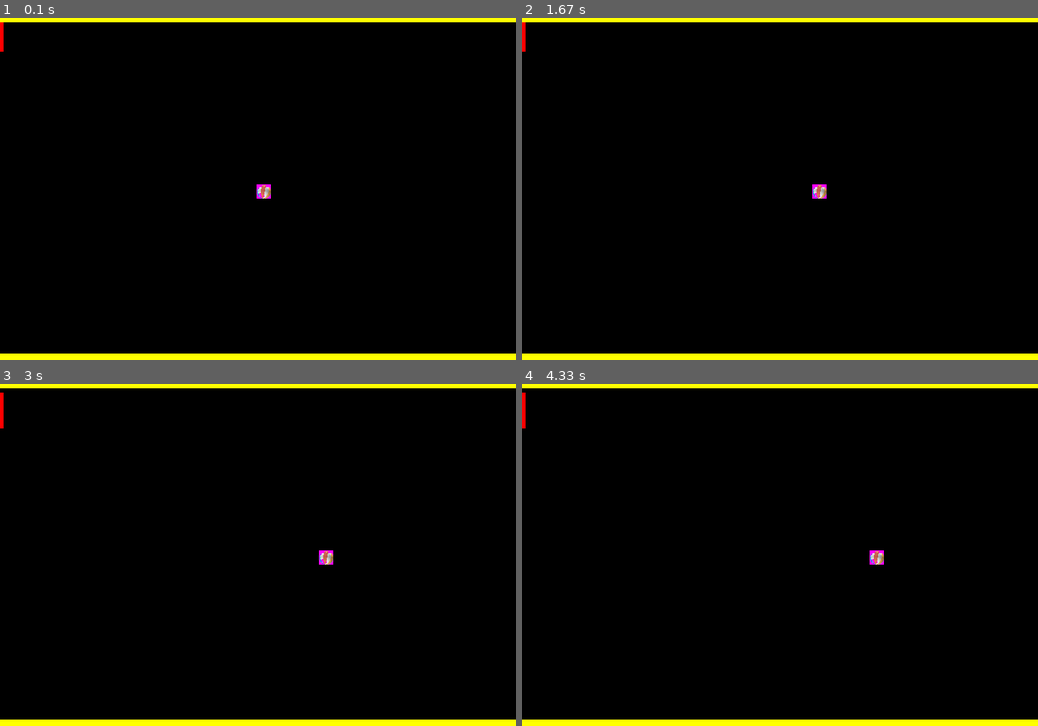
Above: before the commit, frames 1-4 (two rows, left to right).
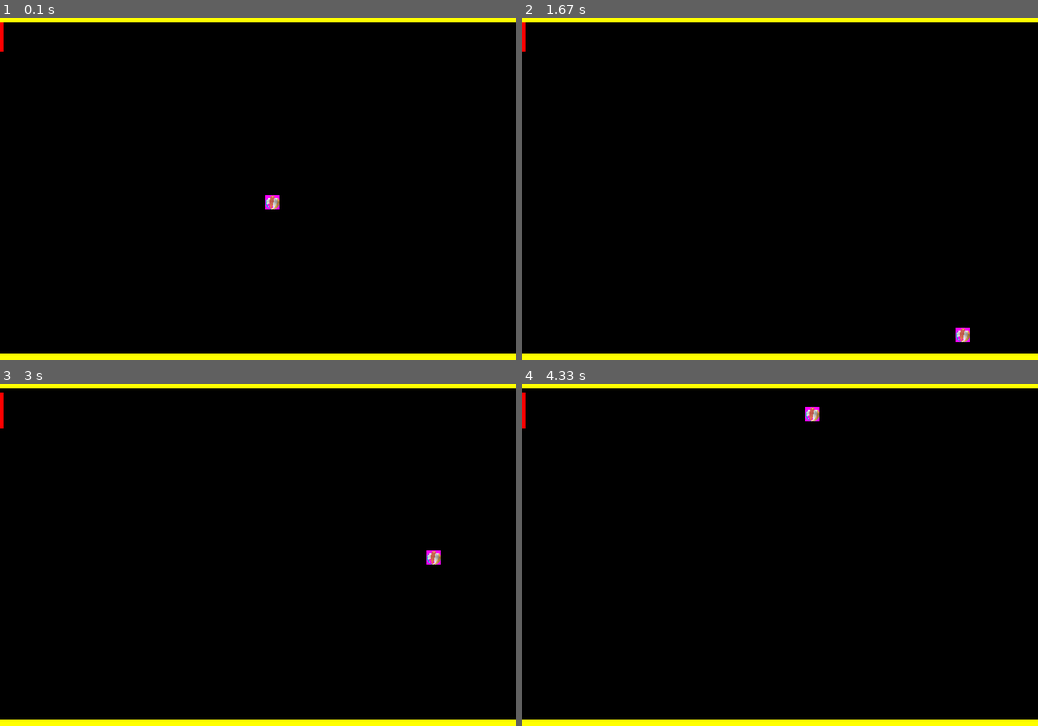
Above: after the commit, the same moments.

Repository: french-dev-tool/pygame_tute
Game: pygame game, started from pong/__main__.py
Same seed, same stepped clock (60 frames per second), same inputs: the game is played once before the commit and once after it.
Inputs:
- Up to frame 1 (0.1 s): no input
- Up to frame 2 (1.67 s): hold W 0.33-0.8 s; hold S 0.83-1.13 s; hold W 1.17-1.53 s; hold S from 1.57 s (still down)
- Up to frame 3 (3 s): release S at 1.93 s; hold W 1.97-2.27 s; hold S 2.3-2.6 s; hold W from 2.63 s (still down)
- Up to frame 4 (4.33 s): release W at 3 s; hold S 3.03-3.4 s; hold W 3.43-3.73 s; hold S 3.77-4.07 s; hold W from 4.1 s (still down)

The runs differ from the first frame. In frame 1, 0.2% of the frame differs, in the area x 49-55%, y 48-56%; in frame 2, 0.2%, in the area x 56-87%, y 48-95%; in frame 3, 0.2%; in frame 4, 0.2%.

Commit message:
Implement ball movement in x and y axes

Diff:
--- a/pong/ball/ball.py
+++ b/pong/ball/ball.py
@@ -6,7 +6,11 @@
 from os.path import join, abspath
 import pygame
 from utils.constants import (
-    INITIAL_BALL_RAD, INITIAL_BALL_SPEED, INITIAL_BALL_POS, BOARD_WIDTH
+    INITIAL_BALL_RAD,
+    INITIAL_BALL_SPEED,
+    INITIAL_BALL_POS,
+    BOARD_WIDTH,
+    BOARD_HEIGHT
 )
 
 
@@ -21,29 +25,44 @@
         """
         self.coords = INITIAL_BALL_POS
         self.diameter = 2 * INITIAL_BALL_RAD
-        self.speed = INITIAL_BALL_SPEED
+        self.speed = (5, 5)  # INITIAL_BALL_SPEED
+        # V: 1 for down, -1 for up; H: 1 for right, -1 for left
+        self.direction = {'V': 1, 'H': 1}
         self.color = (255, 0, 255)
         self.image = pygame.transform.scale(pygame.image.load(
-            join(abspath(getcwd()), 'pong', 'images', 'intro_ball.gif')).convert(), (self.diameter, self.diameter))
+            join(abspath(getcwd()), 'pong', 'images', 'intro_ball.gif')).convert(),
+            (self.diameter, self.diameter))
 
     def update(self):
-        """Updates the position of the ball.
+        """Updates the position of the ball, and handles the logic for when
+        the ball collides with the edges of the board
         """
         old_coords = self.coords
-        # Moving in the left-right direction its within the bounds of the board
-        if old_coords[0] + self.diameter <= BOARD_WIDTH and old_coords[0] >= 0:
-            new_coords = (old_coords[0] + self.speed[0], old_coords[1])
-        else:
-            new_coords = self.coords
+        # Handle the horizontal movement of the ball
+        if old_coords[0] + self.diameter >= BOARD_WIDTH or old_coords[0] <= 0:
+            # Reverse the direction when we exceed or meet the bounds of the
+            # board either left or right
+            self.direction['H'] = -(self.direction['H'])
+
+        # Handle the vertical movement of the ball
+        if old_coords[1] + self.diameter >= BOARD_HEIGHT or old_coords[1] <= 0:
+            # Reverse the direction when we exceed or meet the bounds of the
+            # board either left or right
+            self.direction['V'] = -(self.direction['V'])
+
+        new_coords = (old_coords[0] + self.direction['H'] *
+                      self.speed[0],
+                      old_coords[1] + self.direction['V'] *
+                      self.speed[1])
         self.coords = new_coords
 
     def get_image(self):
-        """Returns the ball image
+        """Returns the pygame image object of the ball
         """
         return self.image
 
     def get_rect(self):
-        """Shows the ball's current position.
+        """Returns a pygame Rect object at the currect positon and size of the ball
         """
         ball_rect = pygame.Rect((self.coords), (self.diameter, self.diameter))
         return ball_rect
